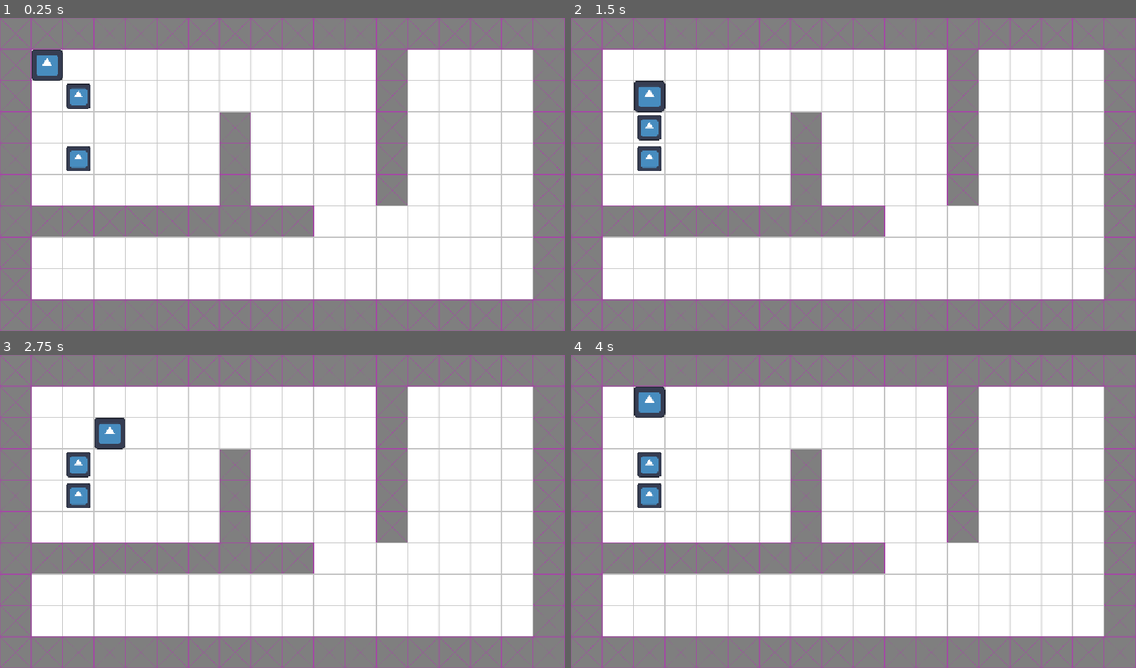
Above: before the commit, frames 1-4 (two rows, left to right).
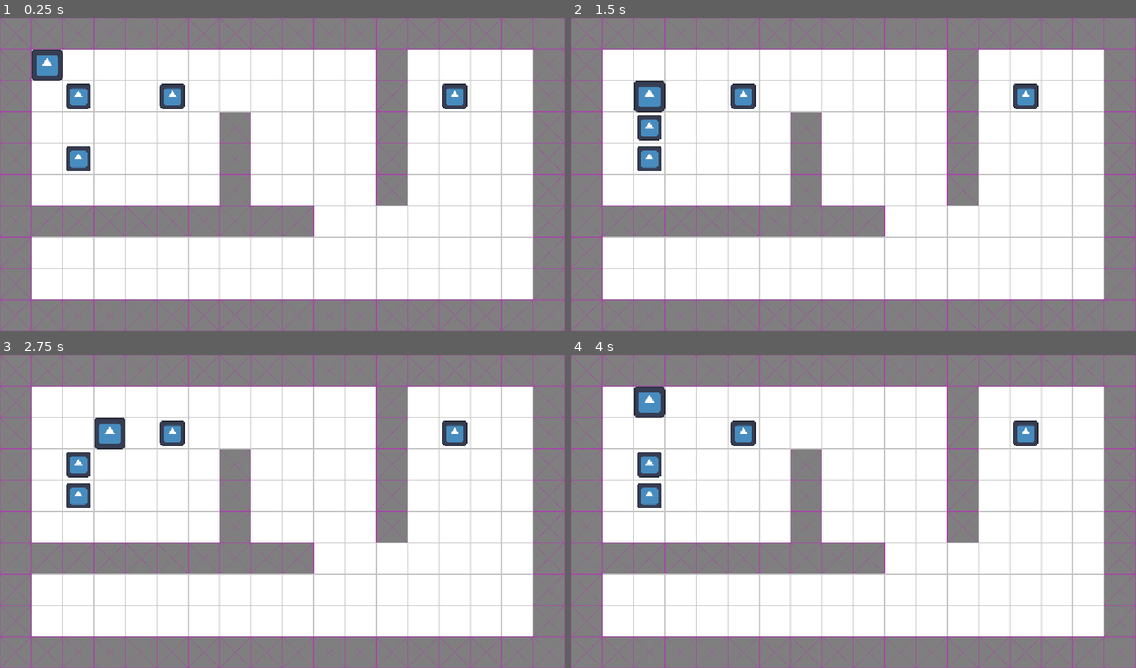
Above: after the commit, the same moments.

Repository: whitsettbe/kcol-f26-gamedevproj-cb
Game: Godot game, scene res://main.tscn
Two runs of this game, one before a commit and one after it. Both use one fixed random seed, a clock stepped at 60 frames per second and the inputs below. The engine's default icon, where the game draws it, is replaced by a stand-in: a white triangle on a blue panel in a dark square.
Inputs:
- Up to frame 1 (0.25 s): no input
- Up to frame 2 (1.5 s): tap Enter at 0.5 s; hold Right (move_right) 0.53-1.28 s; tap Space at 1.25 s; hold Down (move_down) from 1.28 s (still down)
- Up to frame 3 (2.75 s): tap Enter at 2 s; release Down (move_down) at 2.03 s; hold Right (move_right) from 2.03 s (still down)
- Up to frame 4 (4 s): tap Space at 2.75 s; release Right (move_right) at 2.78 s; hold Up (move_up) 2.78-3.53 s; tap Enter at 3.5 s; hold Left (move_left) from 3.53 s (still down)

The runs differ from the first frame. In frame 1, 0.7% of the frame differs, in the area x 28-83%, y 20-30%; in frame 2, 0.7%; in frame 3, 0.7%; in frame 4, 0.7%.

Commit message:
Entangled block script added

Diff:
--- a/TornAsunder/block.gd
+++ b/TornAsunder/block.gd
@@ -1,5 +1,7 @@
 class_name Block
 extends Area2D
+
+const TILE_SIZE = 64
 
 # Set up raycaster to test proximal block
 @onready var ray = $RayCast2D
--- /dev/null
+++ b/TornAsunder/entangled.gd
@@ -0,0 +1,59 @@
+class_name Entangled
+extends Block
+
+@export var partner : Entangled
+@export var primary : bool
+
+func _ready():
+	assert(partner != null,
+		"{0} needs a partner".format([self]))
+	assert(partner != self,
+		"{0} can't be its own partner".format([self]))
+	assert(partner.partner == self,
+		"{0} must be the partner of its partner".format([self]))
+	if primary:
+		assert(not partner.primary,
+			"{0} and its partner can't both be primary".format([self]))
+	else:
+		assert(partner.primary,
+			"{0} or its partner must be primary".format([self]))
+	super()
+
+# Find which objects must move
+#  in order for this block to move
+func get_successors(
+	dir_vect : Vector2,
+	as_child : bool = false) -> Array:
+
+	if primary:
+		# Load this block's usual successors
+		# and those of its "child" partner
+		var out = Array()
+		out += super(dir_vect)
+		out += partner.get_successors(dir_vect, true)
+		return out
+
+	elif as_child:
+		# Load only this block's usual successors,
+		#  since specifically requested to by its
+		#  primary partner
+		return super(dir_vect)
+
+	else:
+		# Delegate to its primary partner
+		return partner.get_successors(dir_vect)
+
+
+# Move the block and its partner
+func move(dir_vect : Vector2,
+		as_child : bool = false):
+
+	if primary:
+		super(dir_vect)
+		partner.move(dir_vect, true)
+
+	elif as_child:
+		super(dir_vect)
+
+	else:
+		partner.move(dir_vect)
--- a/TornAsunder/main.tscn
+++ b/TornAsunder/main.tscn
@@ -3,6 +3,7 @@
 [ext_resource type="Texture2D" uid="uid://c7vpam2yvrrjg" path="res://simple_tiles.png" id="1_0xm2m"]
 [ext_resource type="PackedScene" uid="uid://bmgltflbc15gb" path="res://block.tscn" id="1_ig7tw"]
 [ext_resource type="Script" uid="uid://dhm1jiir4y22f" path="res://player.gd" id="3_h2yge"]
+[ext_resource type="Script" uid="uid://cql1obqj20n4f" path="res://entangled.gd" id="4_1bvp3"]
 
 [sub_resource type="TileSetAtlasSource" id="TileSetAtlasSource_h2yge"]
 texture = ExtResource("1_0xm2m")
@@ -31,3 +32,15 @@
 [node name="Player" parent="." unique_id=1125575546 instance=ExtResource("1_ig7tw")]
 position = Vector2(96, 96)
 script = ExtResource("3_h2yge")
+
+[node name="Entangled1" parent="." unique_id=725656176 node_paths=PackedStringArray("partner") instance=ExtResource("1_ig7tw")]
+position = Vector2(352, 160)
+script = ExtResource("4_1bvp3")
+partner = NodePath("../Entangled2")
+primary = false
+
+[node name="Entangled2" parent="." unique_id=2101799114 node_paths=PackedStringArray("partner") instance=ExtResource("1_ig7tw")]
+position = Vector2(928, 160)
+script = ExtResource("4_1bvp3")
+partner = NodePath("../Entangled1")
+primary = true
--- a/TornAsunder/player.gd
+++ b/TornAsunder/player.gd
@@ -1,6 +1,6 @@
+class_name Player
 extends Block
 
-var tile_size = 64
 var inputs = { # mapping pressable actions to translation directions
 	"move_right": Vector2.RIGHT,
 	"move_left": Vector2.LEFT,
@@ -20,6 +20,6 @@
 			move_if_possible(dir)
 
 func move_if_possible(dir):
-	var dir_vect = inputs[dir] * tile_size
+	var dir_vect = inputs[dir] * TILE_SIZE
 	if can_move(dir_vect):
 		move(dir_vect)
Not shown, added: TornAsunder/entangled.gd.uid
